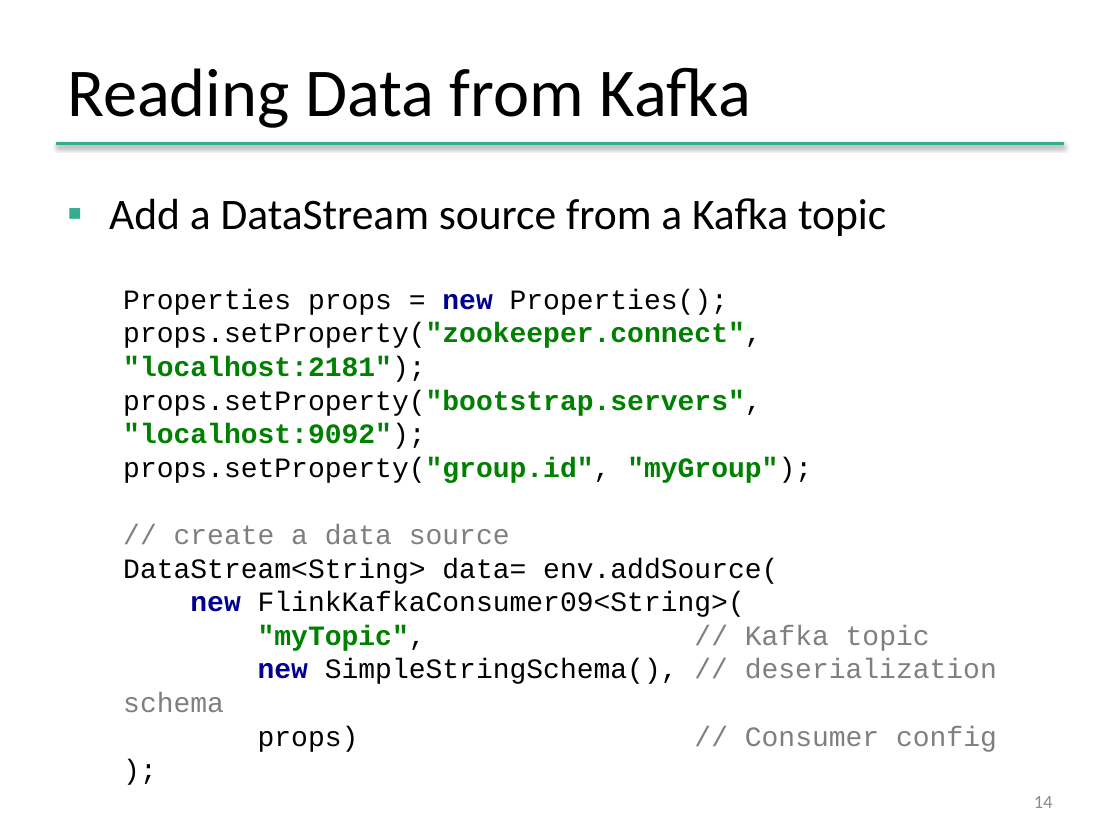
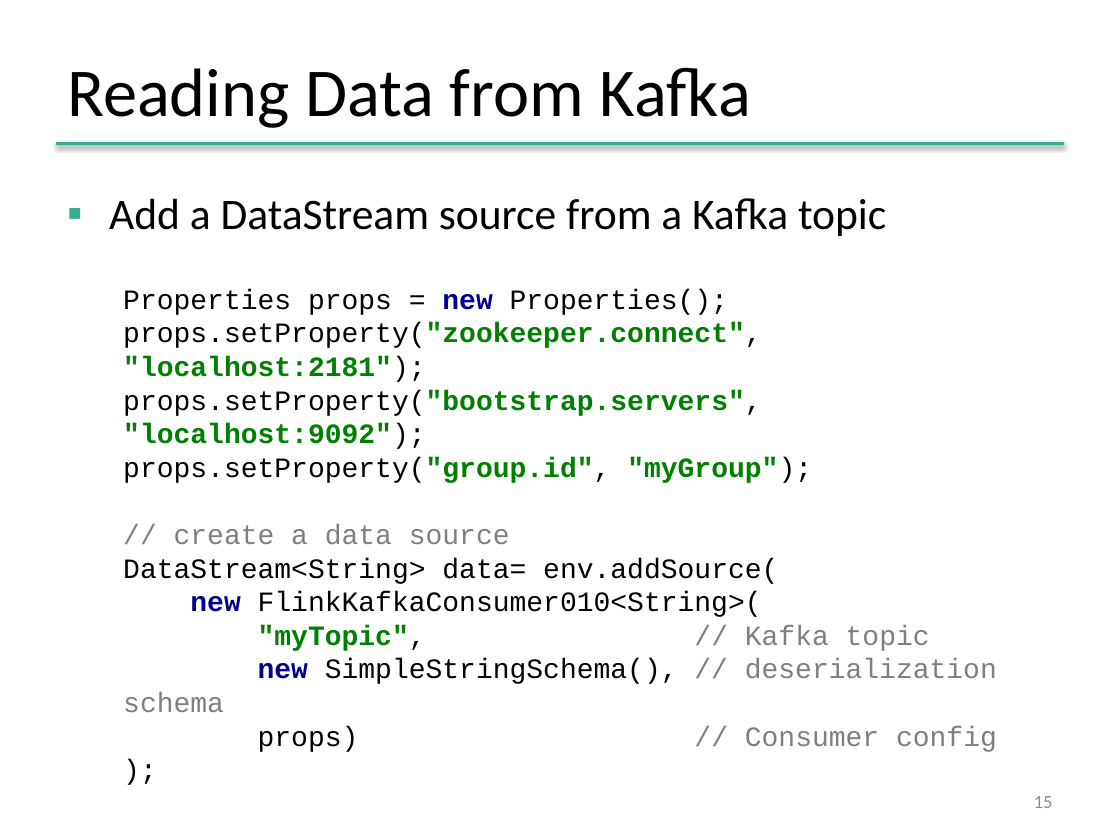
Before and after one commit to dataArtisans/flink-training-web, a slide deck: slide 15 of slides/flink_stream_connectors.pptx (slide 14 before the commit). Drawn at 1120x840 pixels with LibreOffice and Linux fonts; fonts in the diff are those of the drawing; background and template pictures are left out. Boxes give left, top, right and bottom in pixels: in the first picture for what was removed or moved away, otherwise in the second. Text is boxed around its words. In the diff, an @@ line names an element or a change of style, - is before the commit and + after.

Commit message:
Updated for Flink 1.2

```diff
--- a/slides/flink_stream_connectors.pptx
+++ b/slides/flink_stream_connectors.pptx
@@ text at [123,591,997,752]: text changed @@
-new FlinkKafkaConsumer09<String>(
-"myTopic", // Kafka topic
-new SimpleStringSchema(), // deserialization schema
-props) // Consumer config
+new FlinkKafkaConsumer010<String>(
+"myTopic", // Kafka topic
+new SimpleStringSchema(), // deserialization schema
+props) // Consumer config
@@ page number at [1034,796,1053,808]: text changed @@
-14
+15
```
Also in this commit, not shown: 4 other slides changed, 1 slide added, 14 other files.
